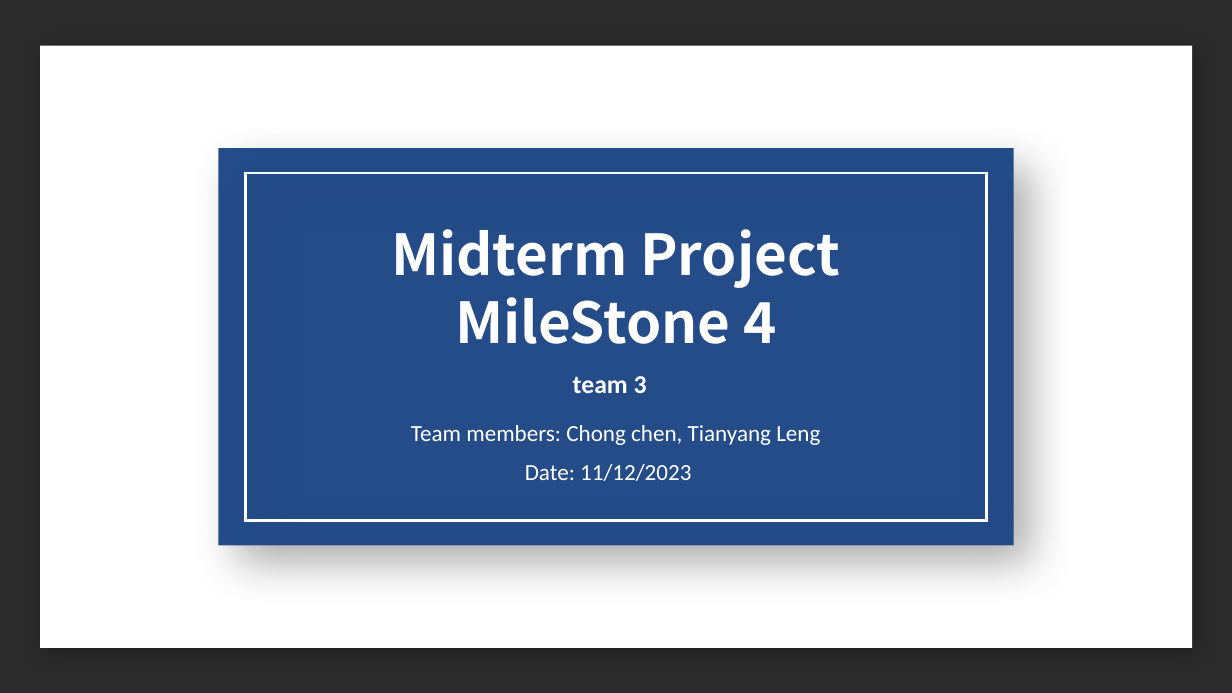
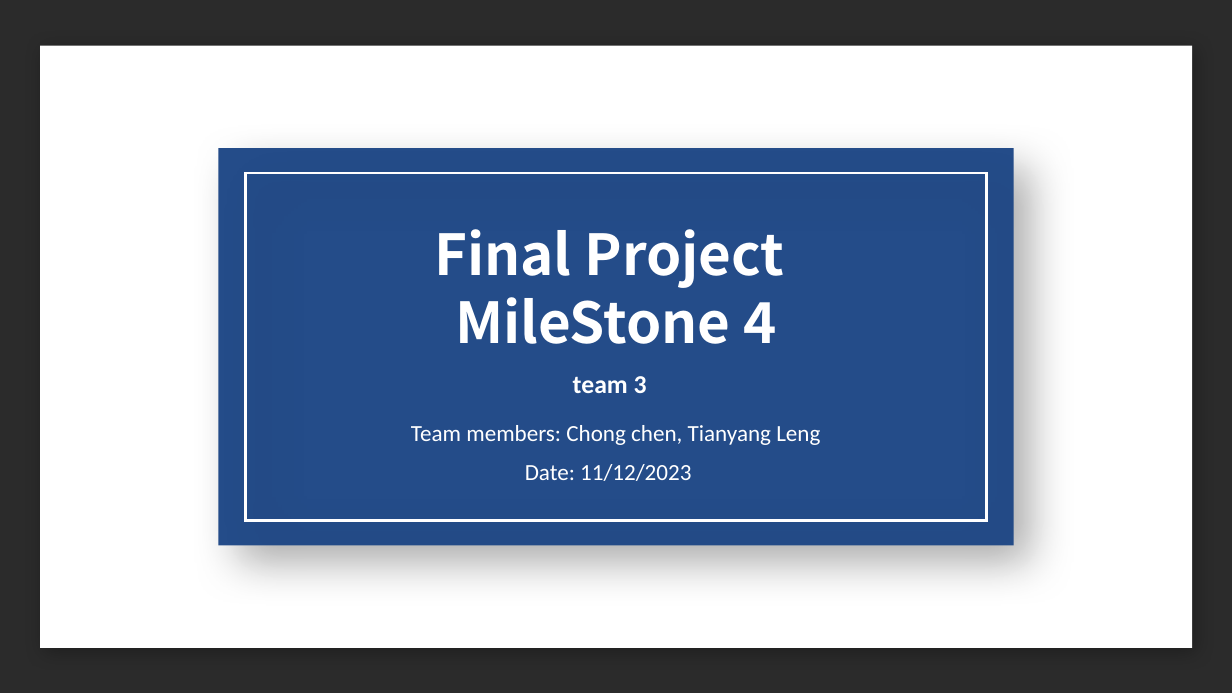
Before and after one commit to chongchen1999/TravelMingle, a slide deck: slide 1 of INFO6150-final.pptx. Drawn at 1232x693 pixels with LibreOffice and Linux fonts; fonts in the diff are those of the drawing; background and template pictures are left out; a plain dark background stands for a picture behind light text. Boxes give left, top, right and bottom in pixels: in the first picture for what was removed or moved away, otherwise in the second. Text is boxed around its words. In the diff, an @@ line names an element or a change of style, - is before the commit and + after.

```diff
--- a/INFO6150-final.pptx
+++ b/INFO6150-final.pptx
@@ text at bbox=[434, 229, 785, 344]: text changed @@
-Midterm Project MileStone 4
+Final Project
+MileStone 4
```
